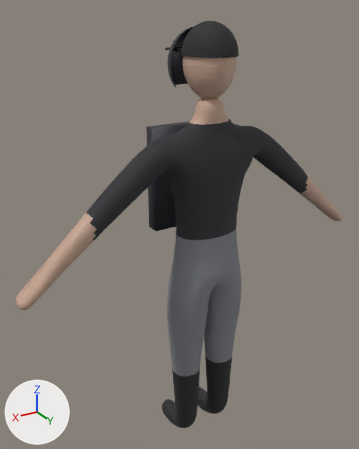
The glTF model assets/optimized/players/player_umpire.glb as it was, and as the next commit left it.
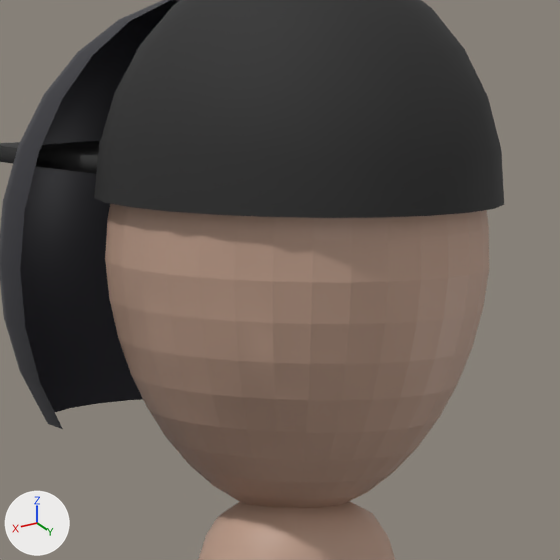
Each version is shown whole from a 50 mm camera at (1.058, 1.547, 1.902) aimed at (0.046, -0.14, 1.058), then close up on the part from 47% to 69% of the width and 6% to 24% of the height. Arrows for +X, +Y and +Z are at lower left; the lights stay in place. The first two pictures are the older version.

Objects in the first close-up: 'Body', 'Gear_Cap', 'Gear_CatcherMask'.
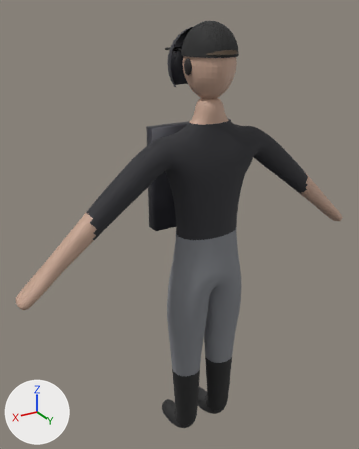
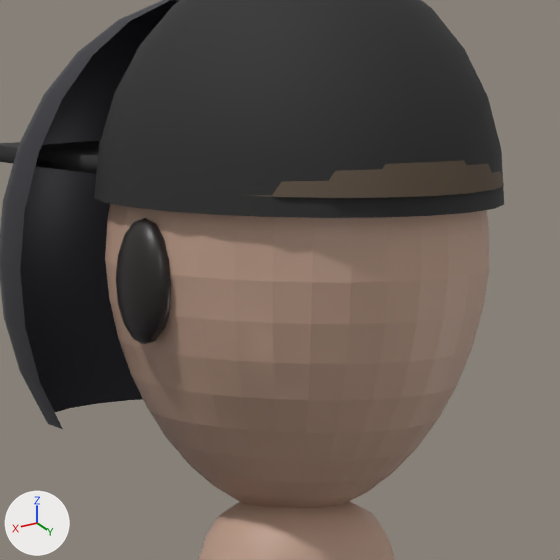
The change in detail:
Material 'hair' (mat_hair) is new.
Its base color is (0.09, 0.06, 0.035) (brown #554535).
Its roughness is 0.7.
Material 'face_features' (mat_face_features) is new.
Its base color is (0.02, 0.015, 0.015) (black #272121).
Its roughness is 0.4.
Mesh me_face_hair is new.
It has 145 vertices, 264 faces and spans x -0.094..0.094, y -0.112..0.108, z 1.764..1.859.
It uses material mat_hair (brown #554535).
Mesh me_face_details is new.
It has 860 vertices, 1680 faces and spans x -0.102..0.102, y -0.122..0.017, z 1.663..1.781.
It uses material mat_face_features (black #272121).
Object 'Face_Hair' (ob_face_hair) is new; it shows me_face_hair.
Its location is (0.0, 0.0, 0.0).
Object 'Face_Details' (ob_face_details) is new; it shows me_face_details.
Its location is (0.0, 0.0, 0.0).

Boxes (x1, y1, x2, y2) around the edits, measured in the close-ups (560 x 560 px):
'Face_Hair', added (brown): after (242, 160, 504, 198)
'Face_Details', added (black): after (116, 218, 171, 344)
